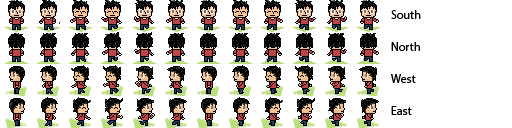
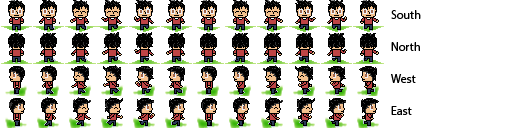
Layered file, before and after one edit (512 x 128). Changes by layer:
removed layer "Layer 2" over [5, 118, 27, 128]
painted on "Layer 4 copy" over [1, 26, 384, 128]
